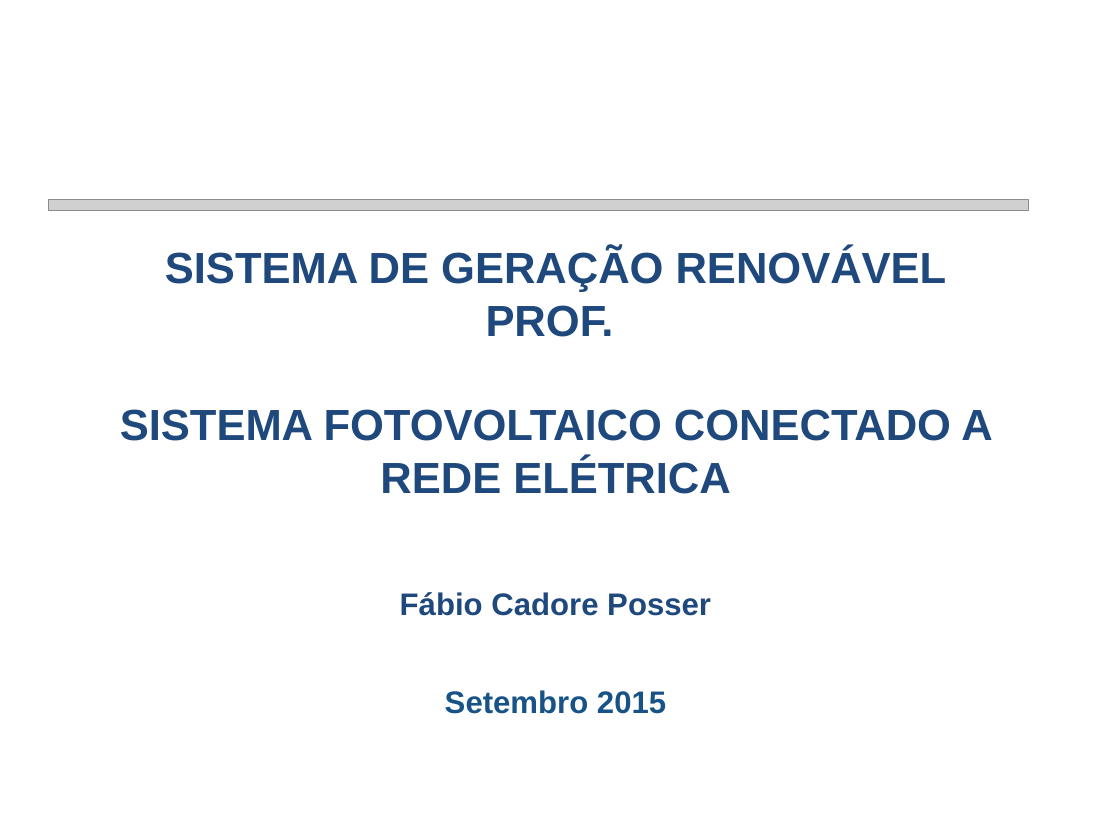
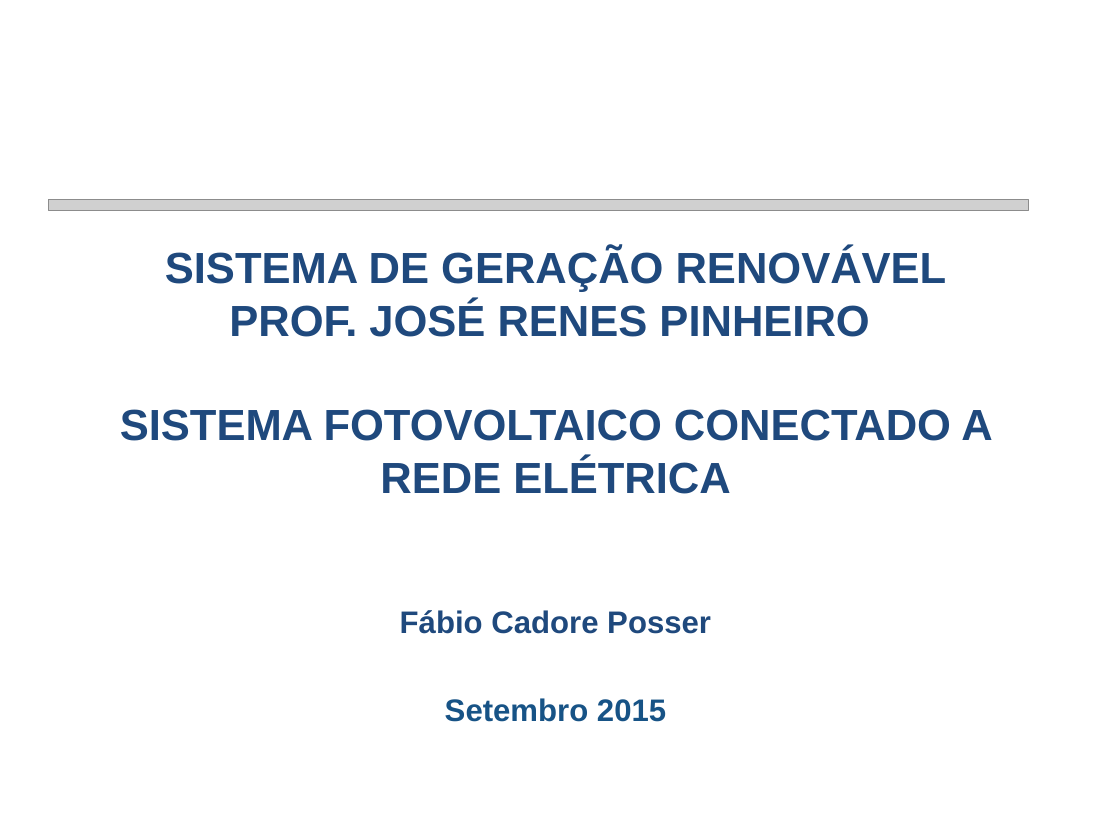
Before and after one commit to smarley2/SGR, a slide deck: slide 1 of Renes/Trabalho 2/SGR Trabalho 2 - Sistema Fotovoltaico.pptx. Drawn at 1120x840 pixels with LibreOffice and Linux fonts; fonts in the diff are those of the drawing; grey boxes stand for pictures; background and template pictures are left out. Boxes give left, top, right and bottom in pixels: in the first picture for what was removed or moved away, otherwise in the second. Text is boxed around its words. In the diff, an @@ line names an element or a change of style, - is before the commit and + after.

```diff
--- a/Renes/Trabalho 2/SGR Trabalho 2 - Sistema Fotovoltaico.pptx
+++ b/Renes/Trabalho 2/SGR Trabalho 2 - Sistema Fotovoltaico.pptx
@@ text at (229, 301, 869, 337): text changed @@
-PROF.
+PROF. JOSÉ RENES PINHEIRO
@@ text "Fábio Cadore Posser": place and size @@
-text "Fábio Cadore Posser" at (400, 592, 711, 616)
+text "Fábio Cadore Posser" at (400, 610, 711, 634)
@@ text "Setembro 2015": place and size @@
-text "Setembro 2015" at (445, 690, 666, 714)
+text "Setembro 2015" at (445, 698, 666, 722)
```
Also in this commit, not shown: 1 other slide changed, 18 slides added, 25 slides removed, 23 other files.
